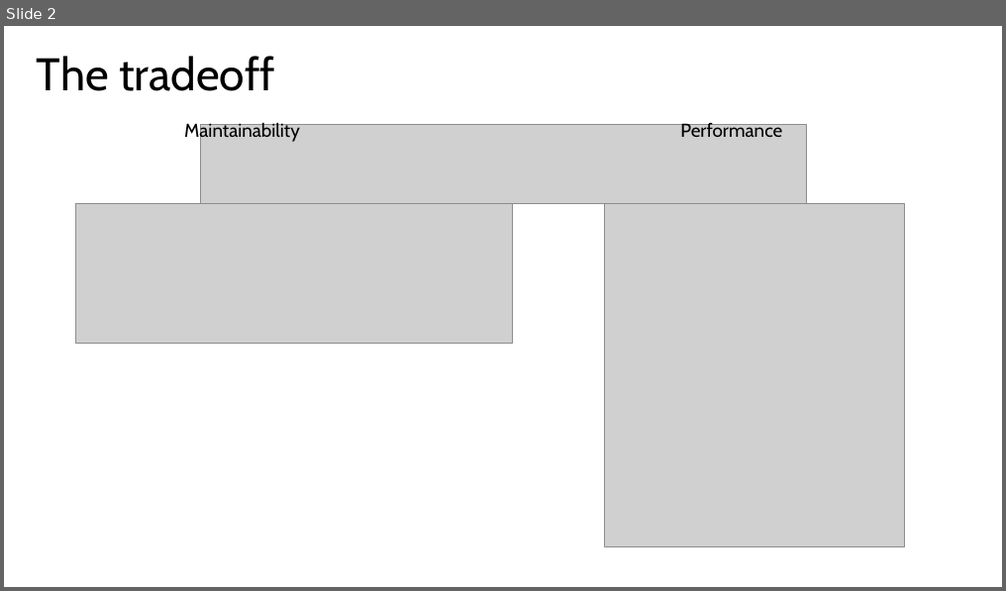
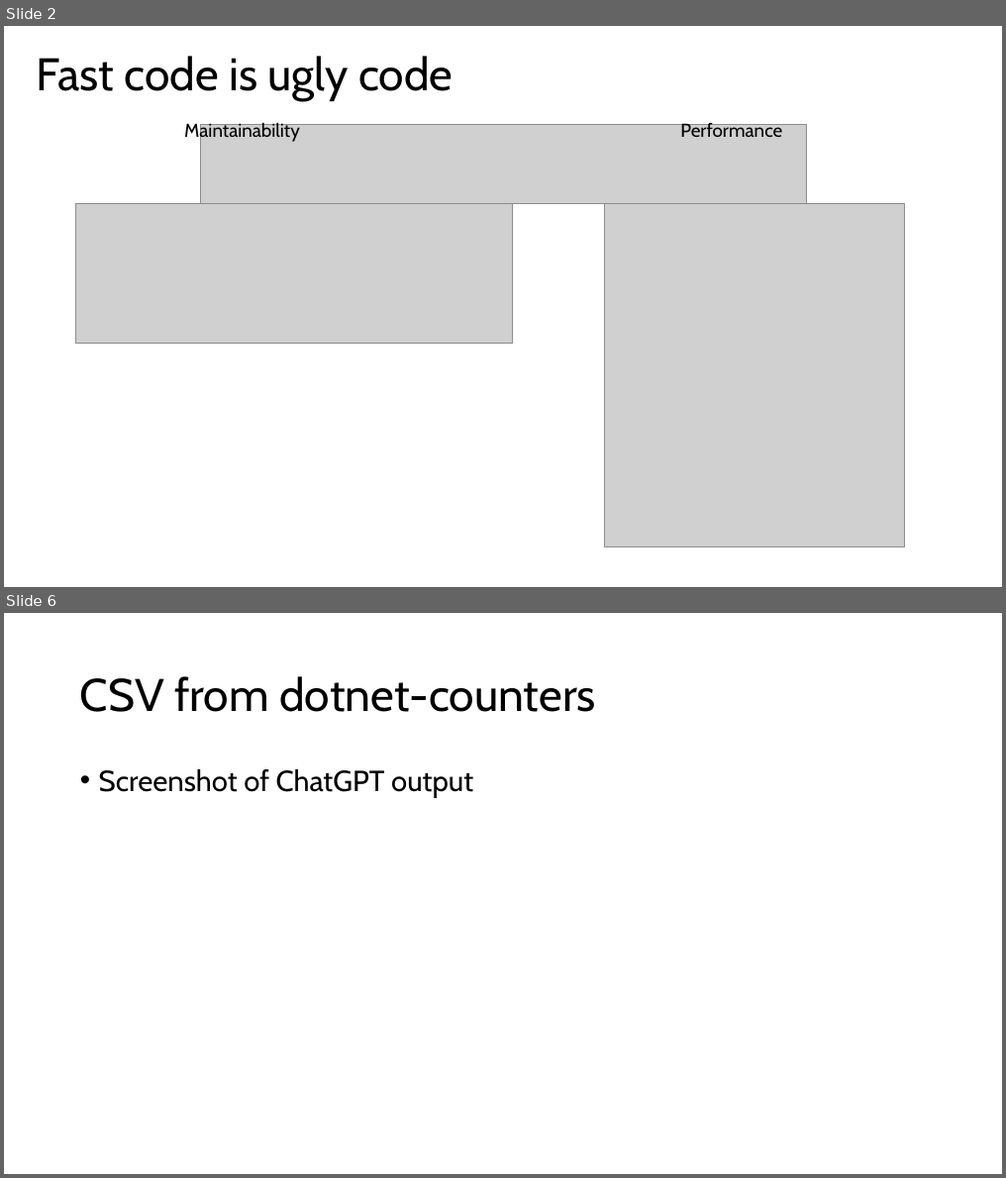
Before and after one commit to jeanhibbert/PerfDemo, a slide deck: PerfDemo.pptx. Shown one above the other, each under a label of ours: slide 2 before the commit, slides 2 and 6 after it; the slides between them are not shown. The pictures are 1006x591 and 1006x1178 pixels, drawn with LibreOffice and Linux fonts; fonts in the diff are those of the drawing; grey boxes stand for pictures. Boxes give left, top, right and bottom in pixels: in the first picture for what was removed or moved away, otherwise in the second. Text is boxed around its words. In the diff, an @@ line names an element or a change of style, - is before the commit and + after.

```diff
--- a/PerfDemo.pptx
+++ b/PerfDemo.pptx
@@ slide 6 added at box(4, 613, 1002, 1174), background #FFFFFF @@
@@ title added at box(80, 676, 596, 712), 44 pt, text #000000 @@
+CSV from dotnet-counters
@@ text added at box(99, 769, 473, 798), 28 pt, text #000000 @@
+• Screenshot of ChatGPT output
@@ slide 2 changed as well @@
@@ title at box(37, 56, 452, 101): text changed @@
-The tradeoff
+Fast code is ugly code
```
Also in this commit, not shown: 3 other slides changed, 5 other slides added, 4 slides removed, 36 other files.
